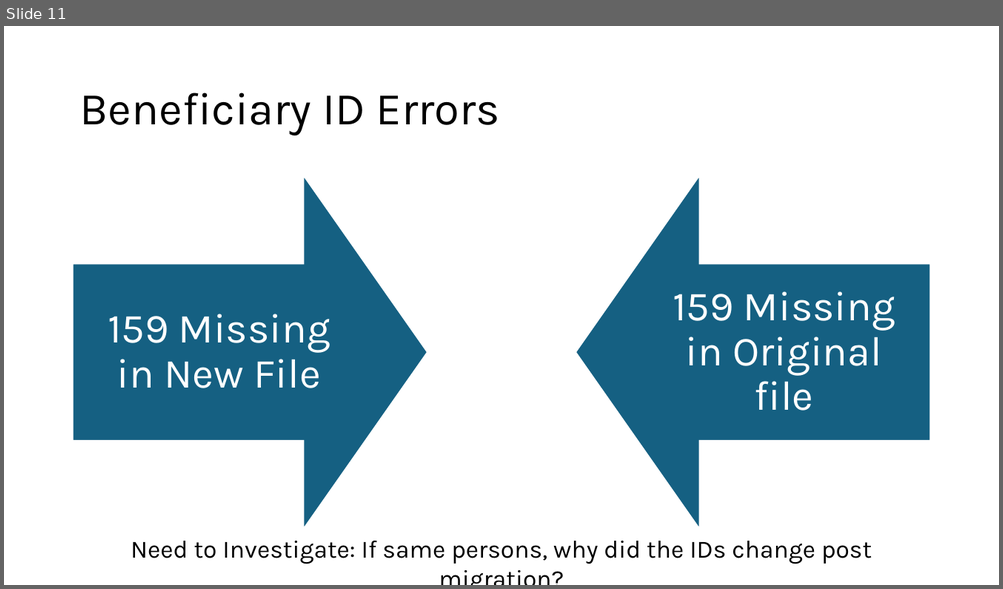
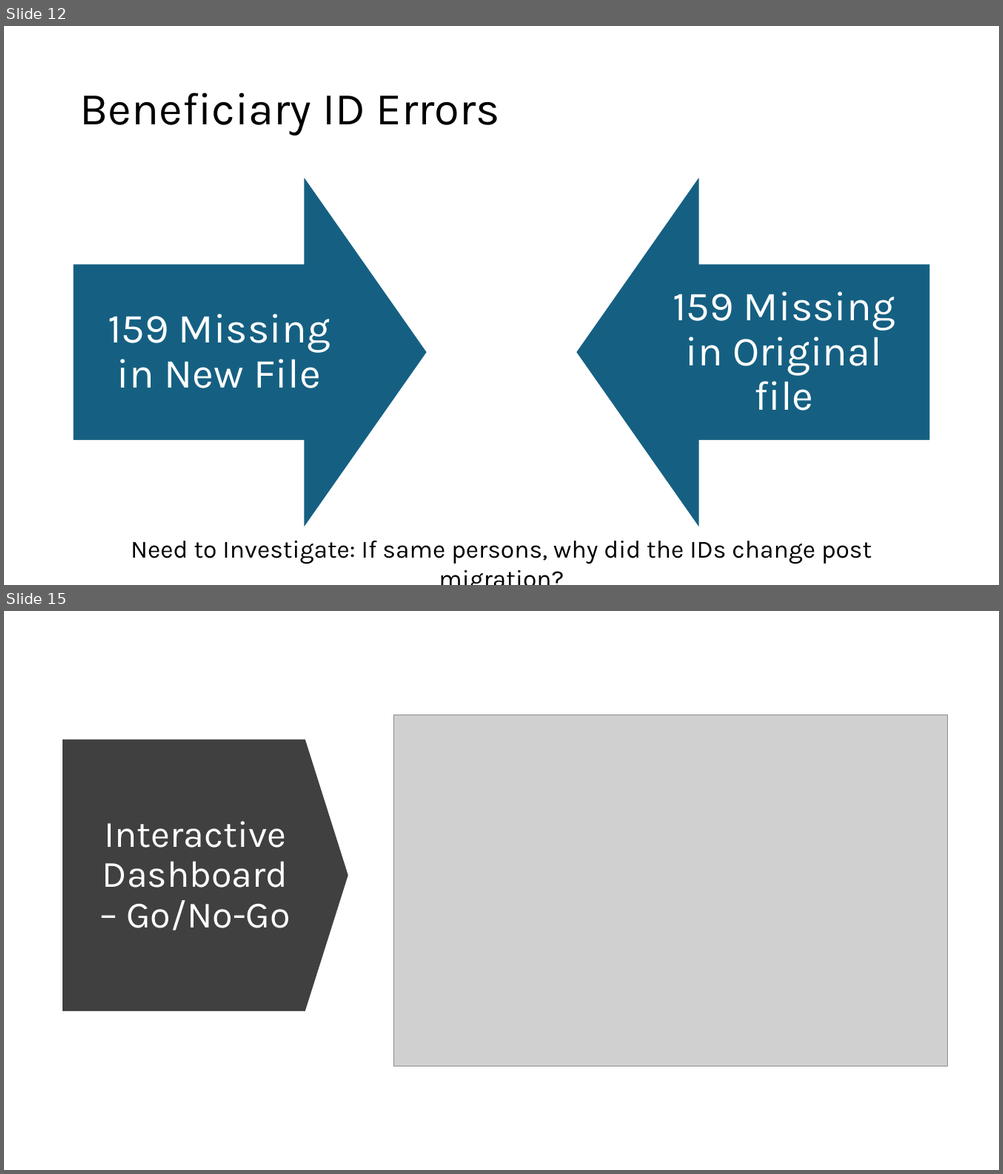
Before and after one commit to BensonJT/data_eng_exercise, a slide deck: Data Migration Analysis.pptx. Shown one above the other, each under a label of ours: slide 11 before the commit, slides 12 and 15 after it; the slides between them are not shown. The pictures are 1003x589 and 1003x1174 pixels, drawn with LibreOffice and Linux fonts; fonts in the diff are those of the drawing; grey boxes stand for pictures. Boxes give left, top, right and bottom in pixels: in the first picture for what was removed or moved away, otherwise in the second. Text is boxed around its words. In the diff, an @@ line names an element or a change of style, - is before the commit and + after.

```diff
--- a/Data Migration Analysis.pptx
+++ b/Data Migration Analysis.pptx
@@ slide 15 added at box(4, 611, 999, 1170), background #FFFFFF @@
@@ picture added at box(393, 715, 947, 1066) @@
@@ down arrow added at box(63, 739, 349, 1011), fill #404040 @@
@@ title added at box(102, 821, 290, 931), 36 pt, text #FFFFFF @@
+Interactive Dashboard – Go/No-Go
@@ what was slide 11 is now slide 12 @@
```
Also in this commit, not shown: 7 slides changed, 3 other slides added, 1 slide removed, 1 other file.
